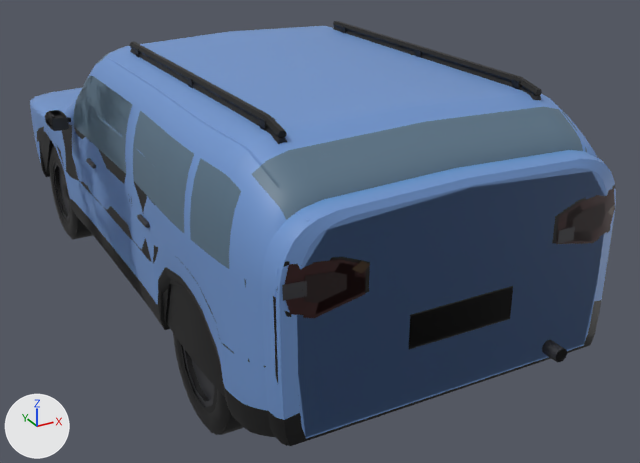
An edit to the glTF model godot/assets/models/cv2_suv.glb, drawn before and after from the same camera.
One viewpoint serves both versions: a 50 mm lens placed at (-2.29, -5.16, 2.84), pointed at (0.33, -0.41, 0.47). Lighting does not change. The marker at lower left points along +X, +Y and +Z. The picture after the commit comes second. Objects named as collision shapes, trigger or cutter boxes, shadow casters or lower levels of detail are left out. Where no turn or scale is listed for an object, it has been applied to the vertices. Vertices at exactly the same position are counted once.

Names of what the first picture shows: 'Body', 'Body_LOD1', 'DoorL_Mesh', 'WheelFL_Tyre', 'WheelRL_Tyre', 'WheelRL_TyreLOD1' and 1 more.
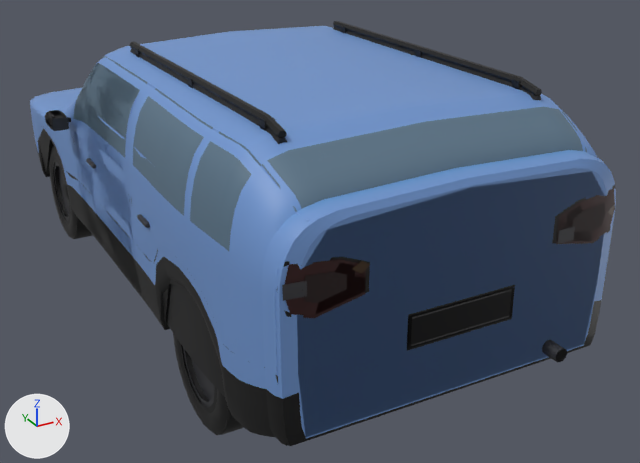
Where the newer file only moved an object's origin or applied its transform, the numbers keep the older frame.

The change in detail:
me_body is used by ob_body; location (0.0, 0.0, 0.0).
me_body had 3428 vertices, 6218 faces and spanned x -1.15..1.15, y -2.45..2.41, z 0.27..1.77.
me_body now has 5063 vertices, 8442 faces and spans x -1.15..1.15, y -2.45..2.41, z 0.0..1.77.
me_body part 1: the loose piece of 5 vertices spanning x -0.29..0.29, y -2.35, z 0.78..0.95 is copied, and the copy is scaled about its middle by (0.966, 1, 0.824); it spans x -0.28..0.28, y -2.36, z 0.79..0.93.
me_body part 2: 4 vertices removed from x -0.29..0.29, y -2.35, z 0.78..0.95; 4 vertices added at x -0.3..0.3, y -2.35, z 0.77..0.95.
me_body part 3: 114 faces spanning x -1.01..-0.91, y -2.33..2.33, z 0.47..0.95 switch from mat_paint to mat_details.
me_body part 4: 48 faces spanning x -0.95..-0.87, y -2.0..0.55, z 1.36..1.63 switch from mat_paint to mat_glass.
me_body part 5: 80 faces spanning x -1.02..-0.76, y -2.23..0.92, z 1.12..1.66 switch from mat_glass to mat_paint.
Other edits to the shape of me_body do not show in these pictures.
me_body_lod1 is used by ob_body_lod1; location (0.0, 0.0, 0.0).
me_body_lod1 had 988 vertices, 1800 faces and spanned x -1.15..1.15, y -2.45..2.41, z 0.27..1.74.
me_body_lod1 now has 1437 vertices, 2388 faces and spans x -1.15..1.15, y -2.45..2.41, z 0.0..1.74.
me_body_lod1 part 6: the loose piece of 5 vertices spanning x -0.29..0.29, y -2.35, z 0.77..0.94 is copied, and the copy is scaled about its middle by (0.966, 1, 0.824); it spans x -0.28..0.28, y -2.36, z 0.78..0.92.
me_body_lod1 part 7: 256 kept faces spanning x -1.02..1.02, y -2.35..2.35, z 0.35..1.5 get new vertex colours; the middle colour goes from black #272729 to white #ffffff.
me_body_lod1 part 8: 22 faces spanning x -1.0..-0.82, y -2.0..0.22, z 1.34..1.67 switch from mat_paint to mat_glass.
me_body_lod1 part 9: 189 faces spanning x -1.02..1.02, y -2.35..2.35, z 0.64..1.38 switch from mat_details to mat_paint.
me_body_lod1 part 10: 38 faces spanning x -1.02..-0.79, y -2.23..0.92, z 1.09..1.62 switch from mat_glass to mat_paint.
Other edits to the shape of me_body_lod1 do not show in these pictures.
me_doorl_mesh is used by ob_doorl_mesh; location (-0.975, 0.6, 0.948).
me_doorl_mesh had 288 vertices, 484 faces and spanned x -0.017..0.125, y -1.2..0.0, z -0.598..0.598.
me_doorl_mesh now has 288 vertices, 484 faces and spans x -0.017..0.174, y -1.2..0.0, z -0.536..0.67.
me_doorl_mesh part 11: 288 of 288 vertices moved; they spanned x -0.017..0.125, y -1.2..0.0, z -0.598..0.598 and now span x -0.017..0.174, y -1.2..0.0, z -0.536..0.67; mean shift (0.007, 0.0, 0.099).

Changed parts and their boxes (x1, y1, x2, y2) in the pictures (640 x 463 px; the box of a moved part takes in the faces that stretch with it):
part 1 of me_body, added: after (411, 289, 512, 345)
part 2 of me_body, moved or reshaped: before (409, 286, 513, 348); after (407, 285, 515, 349)
part 3 of me_body, recoloured: (36, 129, 284, 420) in both
part 4 of me_body, recoloured: (88, 63, 251, 191) in both
part 5 of me_body, recoloured: (73, 53, 301, 269) in both
part 6 of me_body_lod1, added: after (411, 292, 509, 346)
part 7 of me_body_lod1, recoloured: (37, 124, 296, 375) in both
part 8 of me_body_lod1, recoloured: (98, 56, 261, 166) in both
part 9 of me_body_lod1, recoloured: (37, 124, 278, 375) in both
part 10 of me_body_lod1, recoloured: (78, 117, 296, 232) in both
part 11 of me_doorl_mesh, moved or reshaped: before (72, 76, 138, 280); after (72, 63, 139, 280)
'WheelRL_Tyre', unchanged, covered by the edit: before (173, 333, 244, 435)
